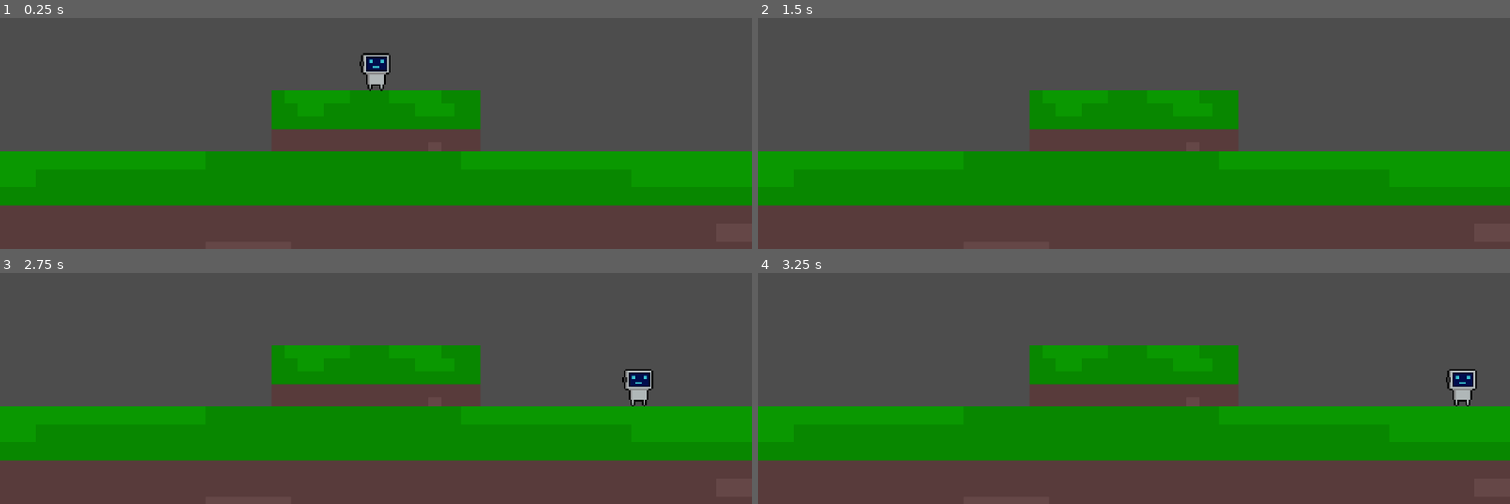
Above: before the commit, frames 1-4 (two rows, left to right).
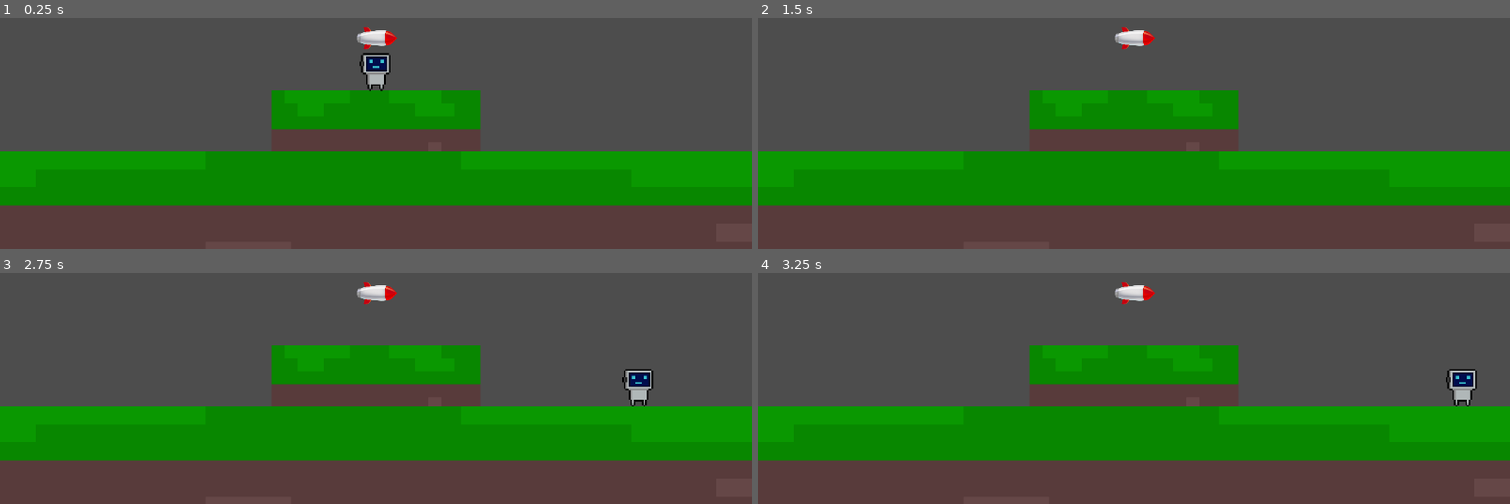
Above: after the commit, the same moments.

Repository: aeriab/kill-the-clanker
Game: Godot game, scene res://game.tscn
Two runs of this game, one before a commit and one after it. Both use one fixed random seed, a clock stepped at 60 frames per second and the inputs below.
Inputs:
- Up to frame 1 (0.25 s): no input
- Up to frame 2 (1.5 s): tap Enter (ui_accept) at 0.5, 0.77 s; hold Shift 0.53-1.28 s; hold Right (ui_right) from 0.53 s (still down); tap Shift at 1.35 s
- Up to frame 3 (2.75 s): tap Enter (ui_accept) at 1.52, 2 s; release Right (ui_right) at 2.03 s; hold Left (ui_left) from 2.03 s (still down); hold Shift from 2.03 s (still down)
- Up to frame 4 (3.25 s): release Left (ui_left) at 2.78 s; release Shift at 2.78 s; hold Right (ui_right) from 2.78 s (still down); tap Shift at 2.85 s; tap Enter (ui_accept) at 3.02 s

The runs differ from the first frame. In frame 1, 0.3% of the frame differs, in the area x 47-53%, y 3-14%; in frame 2, 0.3%; in frame 3, 0.3%; in frame 4, 0.3%.

Commit message:
Adding missile hazard

Diff:
--- /dev/null
+++ b/Environment_Stuff/Hazard_Stuff/missile.tscn
@@ -0,0 +1,18 @@
+[gd_scene load_steps=3 format=3 uid="uid://byf4ceiehxix5"]
+
+[ext_resource type="Texture2D" uid="uid://cr3w8hrwyol7d" path="res://Environment_Stuff/Hazard_Stuff/cartoon-missile.png" id="1_8oxxh"]
+
+[sub_resource type="CapsuleShape2D" id="CapsuleShape2D_8oxxh"]
+radius = 11.059551
+height = 58.920143
+
+[node name="Missile" type="Area2D"]
+collision_mask = 7
+
+[node name="CollisionShape2D" type="CollisionShape2D" parent="."]
+rotation = 1.5707964
+shape = SubResource("CapsuleShape2D_8oxxh")
+
+[node name="CartoonMissile" type="Sprite2D" parent="."]
+scale = Vector2(0.2, 0.2)
+texture = ExtResource("1_8oxxh")
--- a/game.tscn
+++ b/game.tscn
@@ -1,8 +1,9 @@
-[gd_scene load_steps=6 format=3 uid="uid://df8fuxsh8e2py"]
+[gd_scene load_steps=7 format=3 uid="uid://df8fuxsh8e2py"]
 
-[ext_resource type="Texture2D" uid="uid://csr0kyi1cept7" path="res://CenterPlatform.png" id="1_80nbo"]
-[ext_resource type="Texture2D" uid="uid://g477xefs3ldb" path="res://LittleRobot.png" id="2_e2o6t"]
-[ext_resource type="Script" uid="uid://5nf7ui5crxh4" path="res://robotMovement.gd" id="2_feb5d"]
+[ext_resource type="Texture2D" uid="uid://csr0kyi1cept7" path="res://Environment_Stuff/Platform_Stuff/CenterPlatform.png" id="1_80nbo"]
+[ext_resource type="Texture2D" uid="uid://g477xefs3ldb" path="res://Robot_Stuff/LittleRobot.png" id="2_e2o6t"]
+[ext_resource type="Script" uid="uid://5nf7ui5crxh4" path="res://Robot_Stuff/robotMovement.gd" id="2_feb5d"]
+[ext_resource type="PackedScene" uid="uid://byf4ceiehxix5" path="res://Environment_Stuff/Hazard_Stuff/missile.tscn" id="4_fc0e3"]
 
 [sub_resource type="RectangleShape2D" id="RectangleShape2D_feb5d"]
 size = Vector2(15.995031, 63.94689)
@@ -54,3 +55,5 @@
 [node name="LittleRobot" type="Sprite2D" parent="CharacterBody2D"]
 scale = Vector2(2.5, 2.5)
 texture = ExtResource("2_e2o6t")
+
+[node name="Missile" parent="." instance=ExtResource("4_fc0e3")]
--- a/project.godot
+++ b/project.godot
@@ -27,6 +27,12 @@
 ]
 }
 
+[layer_names]
+
+2d_physics/layer_1="Player"
+2d_physics/layer_2="World"
+2d_physics/layer_3="Hazards"
+
 [rendering]
 
 textures/canvas_textures/default_texture_filter=0
Binary file added: Environment_Stuff/Hazard_Stuff/cartoon-missile.png
Not shown, changed: Environment_Stuff/Hazard_Stuff/cartoon-missile.png.import
Renamed: CenterPlatform.png -> Environment_Stuff/Platform_Stuff/CenterPlatform.png
Not shown, added: Environment_Stuff/Platform_Stuff/CenterPlatform.png.import
Renamed: LittleRobot.png -> Robot_Stuff/LittleRobot.png
Not shown, changed: Robot_Stuff/LittleRobot.png.import
Renamed: robotMovement.gd -> Robot_Stuff/robotMovement.gd
Renamed: robotMovement.gd.uid -> Robot_Stuff/robotMovement.gd.uid
